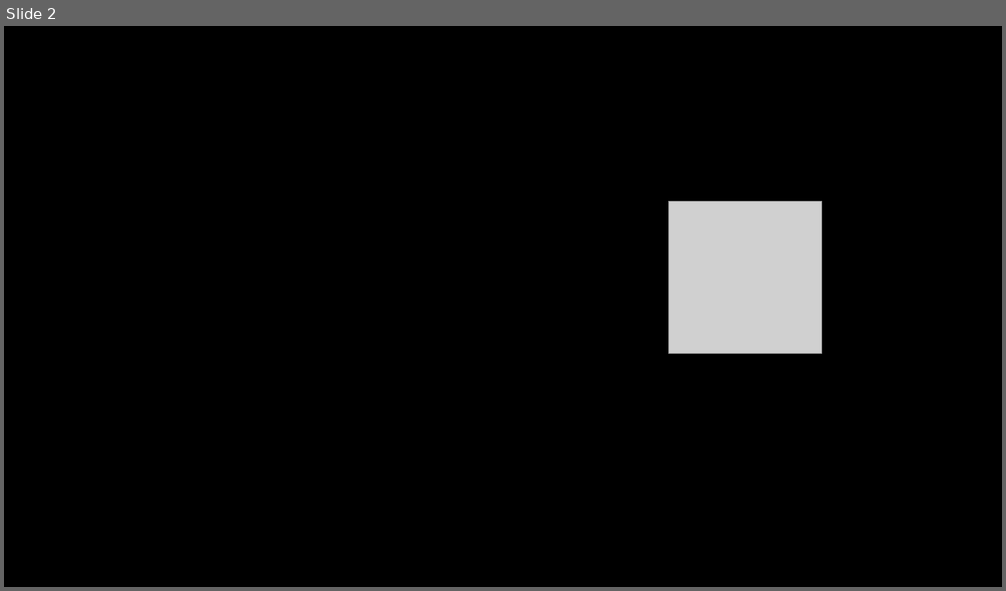
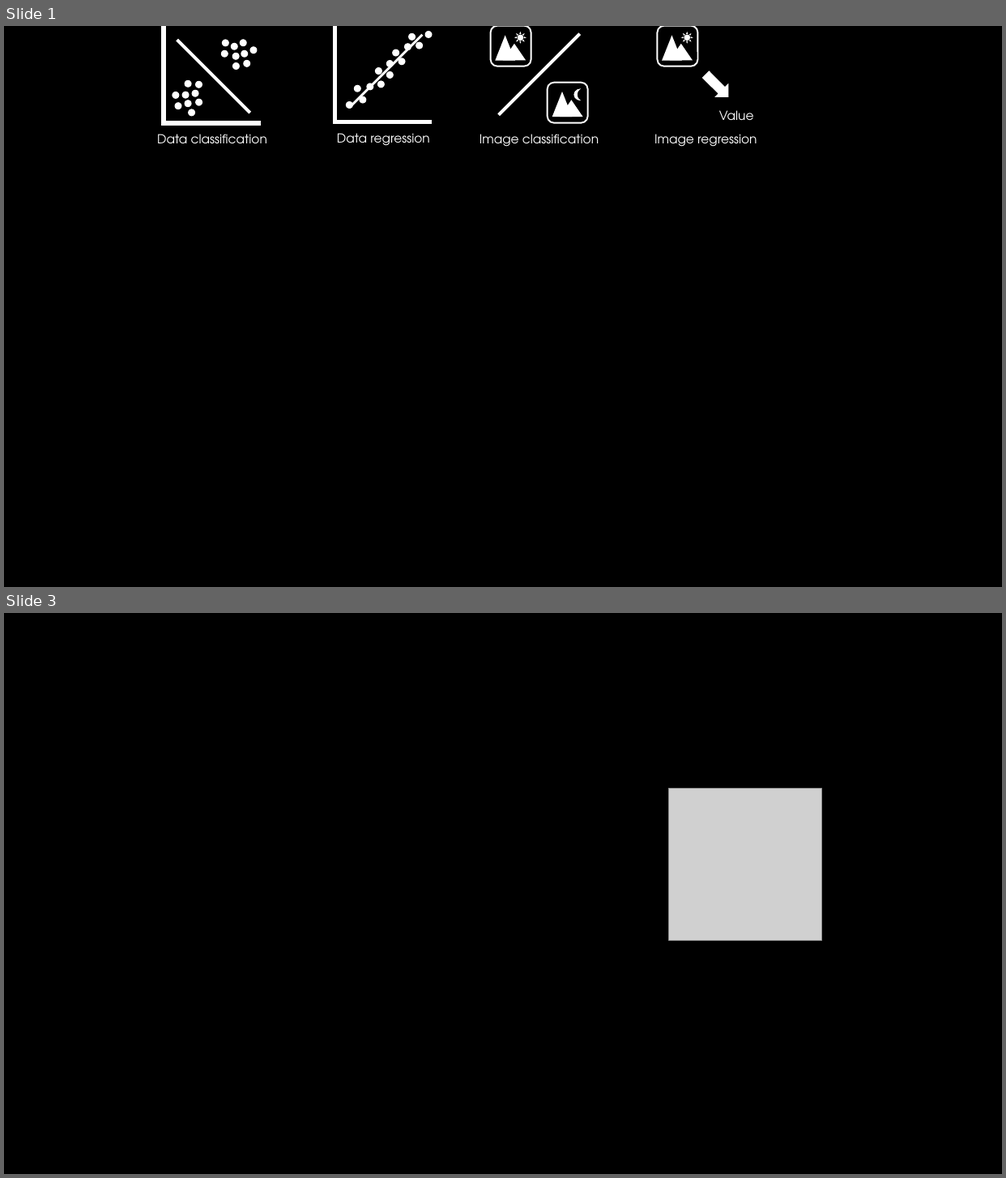
Before and after one commit to Hahn-Schickard/AutoFlow, a slide deck: src/GUILayout/Images/Button_icons.pptx. Shown one above the other, each under a label of ours: slide 2 before the commit, slides 1 and 3 after it; the slides between them are not shown. The pictures are 1006x591 and 1006x1178 pixels, drawn with LibreOffice and Linux fonts; fonts in the diff are those of the drawing; grey boxes stand for pictures. Boxes give left, top, right and bottom in pixels: in the first picture for what was removed or moved away, otherwise in the second. Text is boxed around its words. In the diff, an @@ line names an element or a change of style, - is before the commit and + after.

```diff
--- a/src/GUILayout/Images/Button_icons.pptx
+++ b/src/GUILayout/Images/Button_icons.pptx
@@ slide 1 added at bbox=[4, 26, 1002, 587], background #000000 @@
@@ group added at bbox=[157, 26, 267, 143]: 18 ellipses, 1 text, 1 elbow line, 1 line @@
+Data classification
@@ group added at bbox=[479, 26, 599, 147]: 4 triangles, 2 rounded rectangles, 1 moon, 1 line, 1 text, 1 sun @@
+Image classification
@@ group added at bbox=[335, 26, 432, 146]: 14 ellipses, 1 elbow line, 1 line, 1 text @@
+Data regression
@@ group added at bbox=[654, 26, 756, 147]: 2 triangles, 2 texts, 1 rounded rectangle, 1 sun, 1 right arrow @@
+Value
+Image regression
@@ what was slide 2 is now slide 3 @@
```
Also in this commit, not shown: 14 other files.
